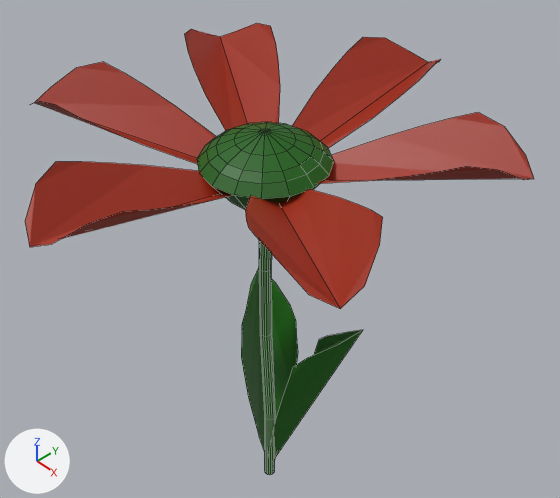
What one commit did to the Blender file Blender/environment/Blume.blend.
Both versions are drawn from a 50 mm camera at (7.23, -6.51, 6.29) aimed at (-0.42, 0.69, -1.88). The axes (+X, +Y, +Z) are drawn at lower left. The lights are the same throughout. Mesh edges are drawn as thin lines.

Objects in the first picture: 'Blüte', 'Blüte.001', 'Blüte.002', 'Blüte.003', 'Blüte.004', 'Blüte.005', 'Stängel'.
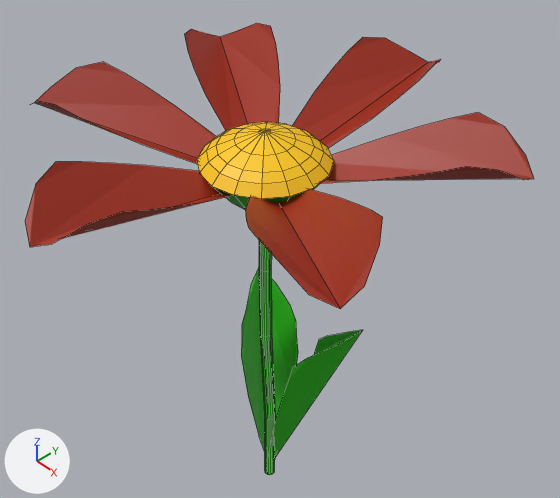
Changed parts and their boxes [x1, y1, x2, y2] in the pictures (560 x 498 px):
'Stängel', recoloured: [197, 122, 363, 475] in both
part 1 of me_kreis_010, recoloured (green to yellow): [197, 122, 334, 199] in both

What changed in the scene script:
```text
Change mat_stängel:
    mat_stängel.base_color: (0.00579, 0.116, 0.0) -> (0.0137, 0.406, 0.0)  # dark green #116000 -> green #1fab00
Add mat_blumemitte:
    mat_blumemitte = principled_material('BlumeMitte')
    mat_blumemitte.base_color = (1.0, 0.595, 0.00255)  # yellow #ffcb08
Change me_kreis_010:
    where me_kreis_010.from_pydata(...)  # 256 vertices, 213 faces; spans x -3.42..1.05, y -1.03..4.62, z 0.19..5.94
    used by ob_stängel; location = (2.98, 1.98, -4.16); rotation_euler = (-0.775, 0.35, -4.408), in degrees (-44, 20, -253)
    me_kreis_010 part 1: 80 of the faces centred in x -3.36..-1.67, y -1.01..0.35, z 4.59..5.91 switch from mat_stängel (dark green #116000) to mat_blumemitte (yellow #ffcb08)
```
